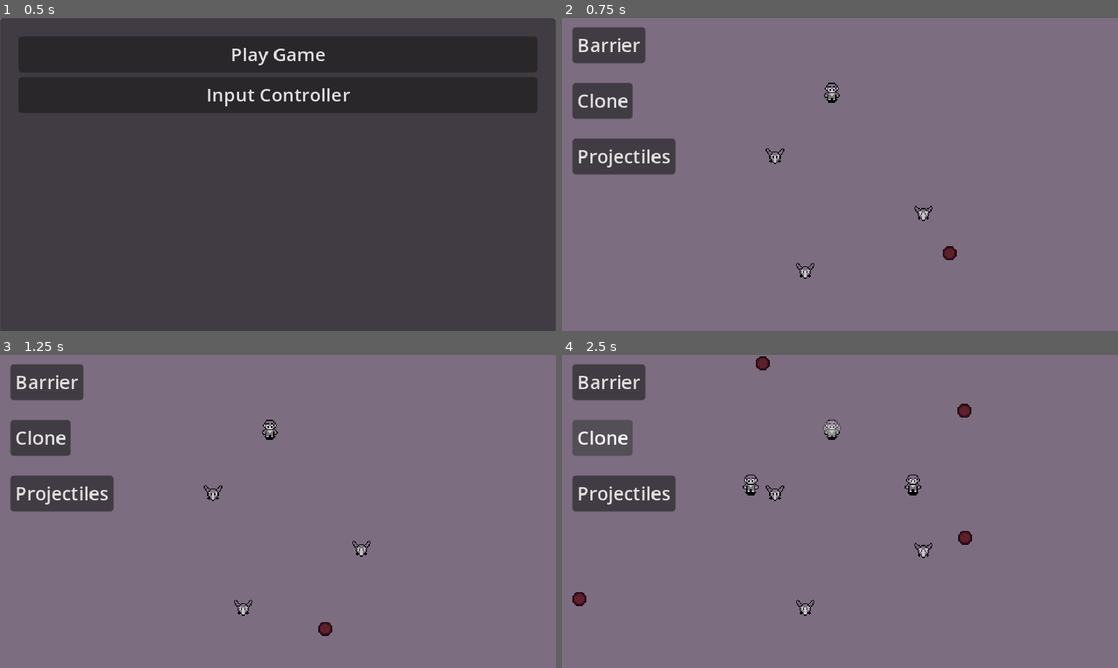
Above: before the commit, frames 1-4 (two rows, left to right).
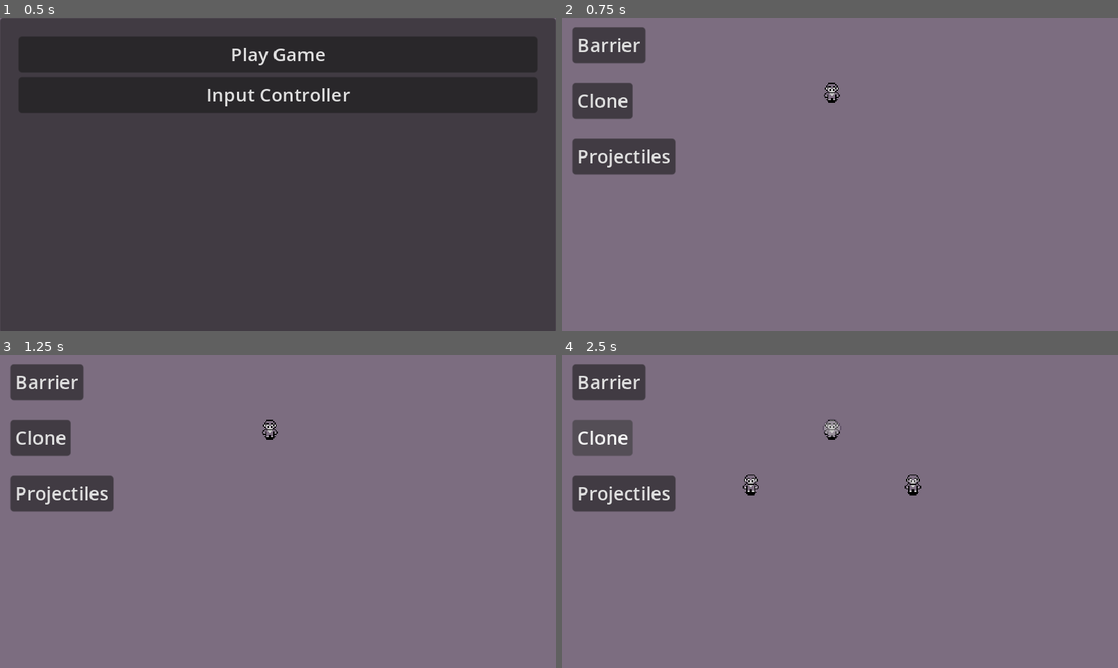
Above: after the commit, the same moments.

Repository: SantiagoBoscan07/Project-Cypher
Game: Godot game, scene res://Scenes/Menu/menu.tscn
Two runs of this game, one before a commit and one after it. Both use one fixed random seed, a clock stepped at 60 frames per second and the inputs below.
Inputs:
- Up to frame 1 (0.5 s): no input
- Up to frame 2 (0.75 s): click "Play Game" at 0.5 s
- Up to frame 3 (1.25 s): no input
- Up to frame 4 (2.5 s): click "Barrier" at 1.25 s; click "Clone" at 2 s

Frame 1 is identical in both runs. In frame 2, 0.3% of the frame differs, in the area x 36-71%, y 41-84%; in frame 3, 0.3%; in frame 4, 0.5%, in the area x 1-74%, y 0-84%.

Commit message:
organization

Diff:
--- a/project-cypher/Scenes/Enemy/MovingEnemy.tscn
+++ b/project-cypher/Scenes/Enemy/MovingEnemy.tscn
@@ -7,8 +7,8 @@
 [ext_resource type="Script" path="res://Scripts/Misc/Health.gd" id="4_wu48a"]
 [ext_resource type="Script" path="res://Scripts/Misc/Hurt.gd" id="5_2cdik"]
 [ext_resource type="Script" path="res://Scripts/Misc/FiniteStateMachine.gd" id="5_kry7n"]
-[ext_resource type="Script" path="res://Scenes/Enemy/patrol_state.gd" id="7_1mrft"]
-[ext_resource type="Script" path="res://Scenes/Enemy/chase_state.gd" id="8_fvbrl"]
+[ext_resource type="Script" path="res://Scripts/Enemy/patrol_state.gd" id="7_1mrft"]
+[ext_resource type="Script" path="res://Scripts/Enemy/chase_state.gd" id="8_fvbrl"]
 
 [sub_resource type="Animation" id="Animation_ma72m"]
 length = 0.001
--- a/project-cypher/Scenes/Enemy/ShootingEnemy.tscn
+++ b/project-cypher/Scenes/Enemy/ShootingEnemy.tscn
@@ -8,7 +8,7 @@
 [ext_resource type="Script" path="res://Scripts/Misc/Hurt.gd" id="5_p8a5o"]
 [ext_resource type="Script" path="res://Scripts/Misc/FiniteStateMachine.gd" id="5_vfdcd"]
 [ext_resource type="Script" path="res://Scripts/Enemies/ShootingEnemyScript.gd" id="7_m4qly"]
-[ext_resource type="Script" path="res://Scenes/Enemy/bomb_state.gd" id="8_3pws8"]
+[ext_resource type="Script" path="res://Scripts/Enemy/bomb_state.gd" id="8_3pws8"]
 
 [sub_resource type="Animation" id="Animation_ma72m"]
 length = 0.001
--- a/project-cypher/Scenes/Enemy/TankEnemy.tscn
+++ b/project-cypher/Scenes/Enemy/TankEnemy.tscn
@@ -9,7 +9,7 @@
 [ext_resource type="Script" path="res://Scripts/Misc/Hurt.gd" id="5_ylsm5"]
 [ext_resource type="Script" path="res://Scripts/Enemy/MoveState.gd" id="7_o1ea5"]
 [ext_resource type="Script" path="res://Scripts/Player/ProjectileSpawner.gd" id="8_3y7eu"]
-[ext_resource type="Script" path="res://Scenes/Enemy/TankShoot.gd" id="8_6fb5q"]
+[ext_resource type="Script" path="res://Scripts/Enemy/TankShoot.gd" id="8_6fb5q"]
 [ext_resource type="PackedScene" uid="uid://gbg6ni2haofh" path="res://Scenes/Enemy/EnemyProjectile.tscn" id="10_g2f6s"]
 
 [sub_resource type="Animation" id="Animation_ma72m"]
@@ -115,7 +115,7 @@
 
 [node name="FiniteStateMachine" type="Node" parent="Components" node_paths=PackedStringArray("initialState")]
 script = ExtResource("5_kwi8c")
-initialState = NodePath("ShootState")
+initialState = NodePath("MoveState")
 
 [node name="MoveState" type="Node" parent="Components/FiniteStateMachine" node_paths=PackedStringArray("enemy", "moveTimer")]
 script = ExtResource("7_o1ea5")
--- a/project-cypher/Scenes/Test/test.tscn
+++ b/project-cypher/Scenes/Test/test.tscn
@@ -48,14 +48,18 @@
 
 [node name="MovingEnemy" parent="." instance=ExtResource("3_fiu32")]
 process_mode = 4
+visible = false
 position = Vector2(176, 112)
-
-[node name="TankEnemy" parent="." instance=ExtResource("4_anl6r")]
-position = Vector2(304, 160)
 
 [node name="ShootingEnemy" parent="." instance=ExtResource("4_dmhqs")]
 process_mode = 4
+visible = false
 position = Vector2(202, 211)
+
+[node name="TankEnemy" parent="." instance=ExtResource("4_anl6r")]
+process_mode = 4
+visible = false
+position = Vector2(304, 160)
 
 [connection signal="pressed" from="Power-Ups Test/Barrier" to="Power-Ups Test" method="_on_barrier_pressed"]
 [connection signal="pressed" from="Power-Ups Test/Clone" to="Power-Ups Test" method="_on_clone_pressed"]
Renamed: project-cypher/Scenes/Enemy/TankShoot.gd -> project-cypher/Scripts/Enemy/TankShoot.gd
Renamed: project-cypher/Scenes/Enemy/bomb_state.gd -> project-cypher/Scripts/Enemy/bomb_state.gd
Renamed: project-cypher/Scenes/Enemy/chase_state.gd -> project-cypher/Scripts/Enemy/chase_state.gd
Renamed: project-cypher/Scenes/Enemy/node.gd -> project-cypher/Scripts/Enemy/node.gd
Renamed: project-cypher/Scenes/Enemy/patrol_state.gd -> project-cypher/Scripts/Enemy/patrol_state.gd
